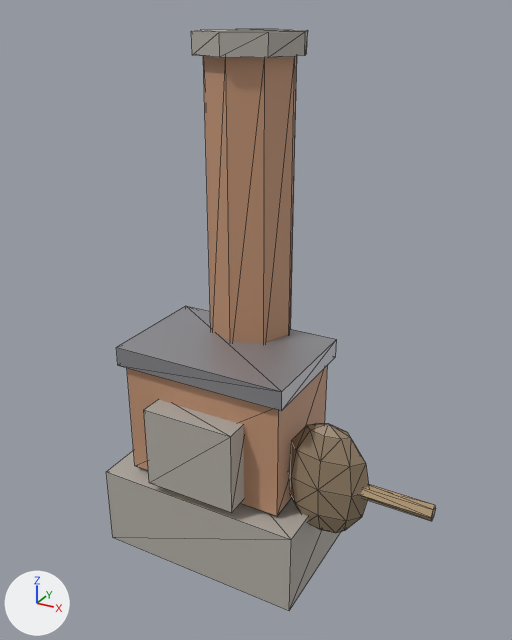
Renders of the COLLADA model games/jungle_troll_tribes/meshes/jtt/forge.dae from each side of a commit.
Camera for both pictures: a 50 mm camera at (137.0, -224.0, 223.0) aimed at (10.0, 6.0, 108.0). Arrows for +X, +Y and +Z are at lower left; the lights stay in place. The first picture is the older version. Mesh edges are drawn as thin lines.

The older version as bpy lines, for what is in view:
```python
ob_cube = bpy.data.objects.new('Cube', me_cube)
ob_cube.location = (0.0, 0.0, 0.0)
ob_cube_001 = bpy.data.objects.new('Cube.001', me_cube_001)
ob_cube_001.location = (0.0, 0.0, 0.0)
ob_cube_002 = bpy.data.objects.new('Cube.002', me_cube_002)
ob_cube_002.location = (0.0, 0.0, 0.0)
ob_cube_003 = bpy.data.objects.new('Cube.003', me_cube_003)
ob_cube_003.location = (0.0, 0.0, 0.0)
ob_cylinder = bpy.data.objects.new('Cylinder', me_cylinder)
ob_cylinder.location = (0.0, 0.0, 0.0)
ob_cylinder_001 = bpy.data.objects.new('Cylinder.001', me_cylinder_001)
ob_cylinder_001.location = (0.0, 20.0, 150.0)
ob_cylinder_002 = bpy.data.objects.new('Cylinder.002', me_cylinder_002)
ob_cylinder_002.location = (0.0, 20.0, 212.0)
ob_cylinder_003 = bpy.data.objects.new('Cylinder.003', me_cylinder_003)
ob_cylinder_003.location = (0.0, 0.0, 0.0)
ob_sphere = bpy.data.objects.new('Sphere', me_sphere)
ob_sphere.location = (0.0, 0.0, 0.0)
```
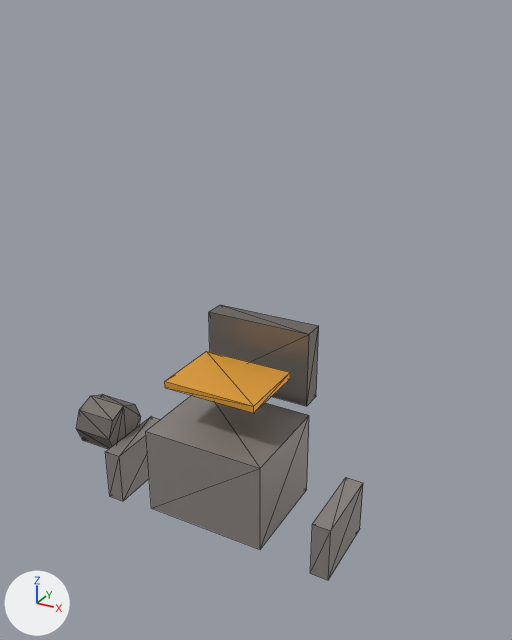
Where the newer file only moved an object's origin or applied its transform, the numbers keep the older frame.

Where the change shows, as pixel boxes (x1, y1, x2, y2) in the pictures (512 x 640 px; the box of a moved part takes in the faces that stretch with it):
'Cube', recoloured, surface changed, moved, rescaled
    before: (106, 450, 341, 611)
    after: (146, 395, 309, 549)
'Cylinder.001', deleted (brown)
    before: (203, 56, 297, 343)
'Cube.001', recoloured, moved, rescaled
    before: (127, 365, 328, 516)
    after: (209, 305, 319, 406)
'Cube.003', recoloured, surface changed, moved, rescaled
    before: (116, 306, 337, 411)
    after: (105, 417, 161, 501)
'Cube.002', recoloured, surface changed, moved, rescaled (25% wider, 45% shorter)
    before: (144, 400, 244, 513)
    after: (165, 351, 290, 413)
'Sphere', deleted (brown)
    before: (288, 423, 369, 533)
'Cube.004', added
    after: (310, 477, 363, 580)
'Cylinder.002', deleted
    before: (192, 29, 308, 58)
'Cylinder', reshaped (not visible before)
    after: (76, 394, 141, 449)
'Cylinder.003', deleted (beige)
    before: (360, 484, 436, 521)
part 1 of me_cylinder, moved or reshaped (not visible before)
    after: (77, 406, 141, 449)
part 2 of me_cylinder, recoloured
    after: (76, 394, 141, 440)

The change, as a diff of the scene's bpy script:
```diff
--- a/games/jungle_troll_tribes/meshes/jtt/forge.dae.py
+++ b/games/jungle_troll_tribes/meshes/jtt/forge.dae.py
@@ mat_forge_stone @@
 mat_forge_stone = principled_material('forge_stone')
-mat_forge_stone.base_color = (0.45, 0.42, 0.38)  # grey #b3ada6
+mat_forge_stone.base_color = (0.35, 0.32, 0.3)  # grey #a09995
+mat_forge_stone.metallic = 0.5
@@ me_cube_003 @@
-me_cube_003.from_pydata(...)  # 8 vertices, 12 faces; spans x -37.5..37.5, y -25.0..25.0, z 90.0..98.0
-me_cube_003.materials.append(mat_forge_metal)  # grey #b3b3b8
+me_cube_003.from_pydata(...)  # 8 vertices, 12 faces; spans x -56.0..-48.0, y -17.5..17.5, z 12.5..37.5
+# me_cube_003 part 3: the whole mesh is scaled about its middle by (0.107, 0.7, 3.12), then moved by (-52.0, 0.0, -69.0)
+me_cube_003.materials.append(mat_forge_stone)  # grey #a09995
@@ me_cylinder @@
-me_cylinder.from_pydata(...)  # 16 vertices, 28 faces; spans x -16.0..16.0, y -20.0..-16.0, z 28.0..60.0
+me_cylinder.from_pydata(...)  # 16 vertices, 28 faces; spans x -78.0..-58.0, y -12.0..12.0, z 28.0..52.0
+# me_cylinder part 1: 16 of 16 vertices moved; they spanned x -16.0..16.0, y -20.0..-16.0, z 28.0..60.0 and now span x -78.0..-58.0, y -12.0..12.0, z 28.0..52.0; mean shift (-68.0, 18.0, -4.0)
+# me_cylinder part 2: 23 faces spanning x -78.0..-58.0, y -12.0..12.0, z 28.0..52.0 switch from mat_forge_ember (orange #f3bc3f, glowing orange #ffc543) to mat_forge_dark (grey #7c766f)
@@ me_cube_002 @@
-me_cube_002.from_pydata(...)  # 8 vertices, 12 faces; spans x -20.0..20.0, y -32.0..-20.0, z 42.5..77.5
-me_cube_002.materials.append(mat_forge_stone)  # grey #b3ada6
+me_cube_002.from_pydata(...)  # 8 vertices, 12 faces; spans x -21.0..21.0, y -16.0..16.0, z 79.5..82.5
+# me_cube_002 part 4: the whole mesh is scaled about its middle by (1.05, 2.67, 0.0857), then moved by (0.0, 26.0, 21.0)
+me_cube_002.materials.append(mat_forge_glow)  # orange #f9b33f
@@ me_cube_001 @@
-me_cube_001.from_pydata(...)  # 8 vertices, 12 faces; spans x -35.0..35.0, y -22.5..22.5, z 40.0..90.0
-me_cube_001.materials.append(mat_forge_brick)  # brown #c49576
+me_cube_001.from_pydata(...)  # 8 vertices, 12 faces; spans x -25.0..25.0, y 25.0..35.0, z 62.5..97.5
+# me_cube_001 part 5: the whole mesh is scaled about its middle by (0.714, 0.222, 0.7), then moved by (0.0, 30.0, 15.0)
+me_cube_001.materials.append(mat_forge_dark)  # grey #7c766f
@@ me_cube @@
-me_cube.from_pydata(...)  # 8 vertices, 12 faces; spans x -45.0..45.0, y -30.0..30.0, z 2.0..38.0
+me_cube.from_pydata(...)  # 8 vertices, 12 faces; spans x -27.5..27.5, y -22.5..22.5, z 20.0..60.0
+# me_cube part 6: the whole mesh is scaled about its middle by (0.611, 0.75, 1.11), then moved by (0.0, 0.0, 20.0)
 me_cube.materials.append(mat_forge_stone)
@@ ob_cylinder_003 @@
-ob_cylinder_003 = bpy.data.objects.new('Cylinder.003', me_cylinder_003)
@@ ob_sphere @@
-ob_sphere = bpy.data.objects.new('Sphere', me_sphere)
@@ ob_cylinder_002 @@
-ob_cylinder_002 = bpy.data.objects.new('Cylinder.002', me_cylinder_002)
@@ ob_cylinder_001 @@
-ob_cylinder_001 = bpy.data.objects.new('Cylinder.001', me_cylinder_001)
@@ ob_cube_004 @@
+ob_cube_004 = bpy.data.objects.new('Cube.004', me_cube_032)  # a box spanning x 48.0..56.0, y -17.5..17.5, z 12.5..37.5; in mat_forge_stone (grey #a09995)
+ob_cube_004.location = (0.0, 0.0, 0.0)
```
